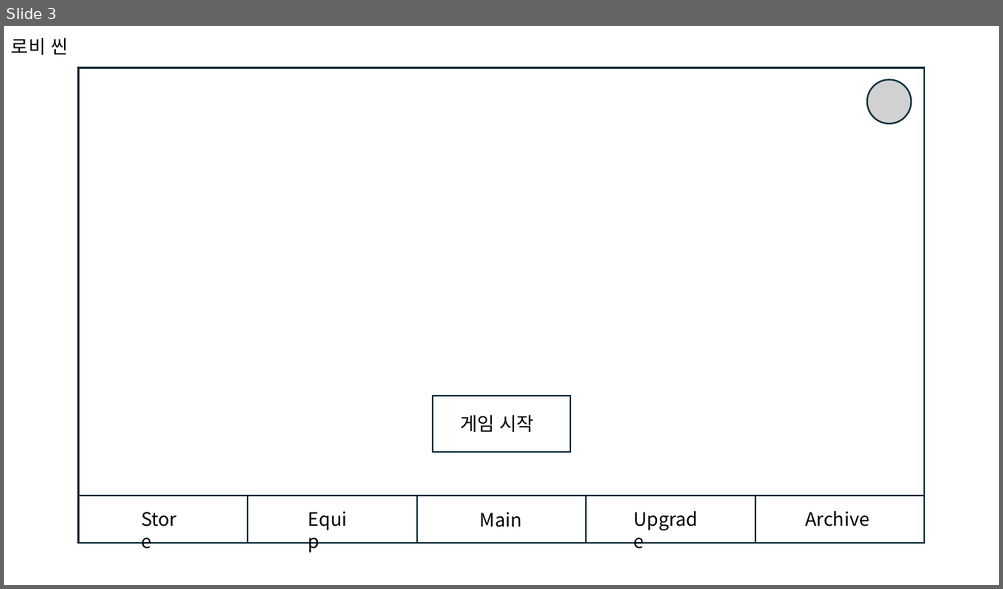
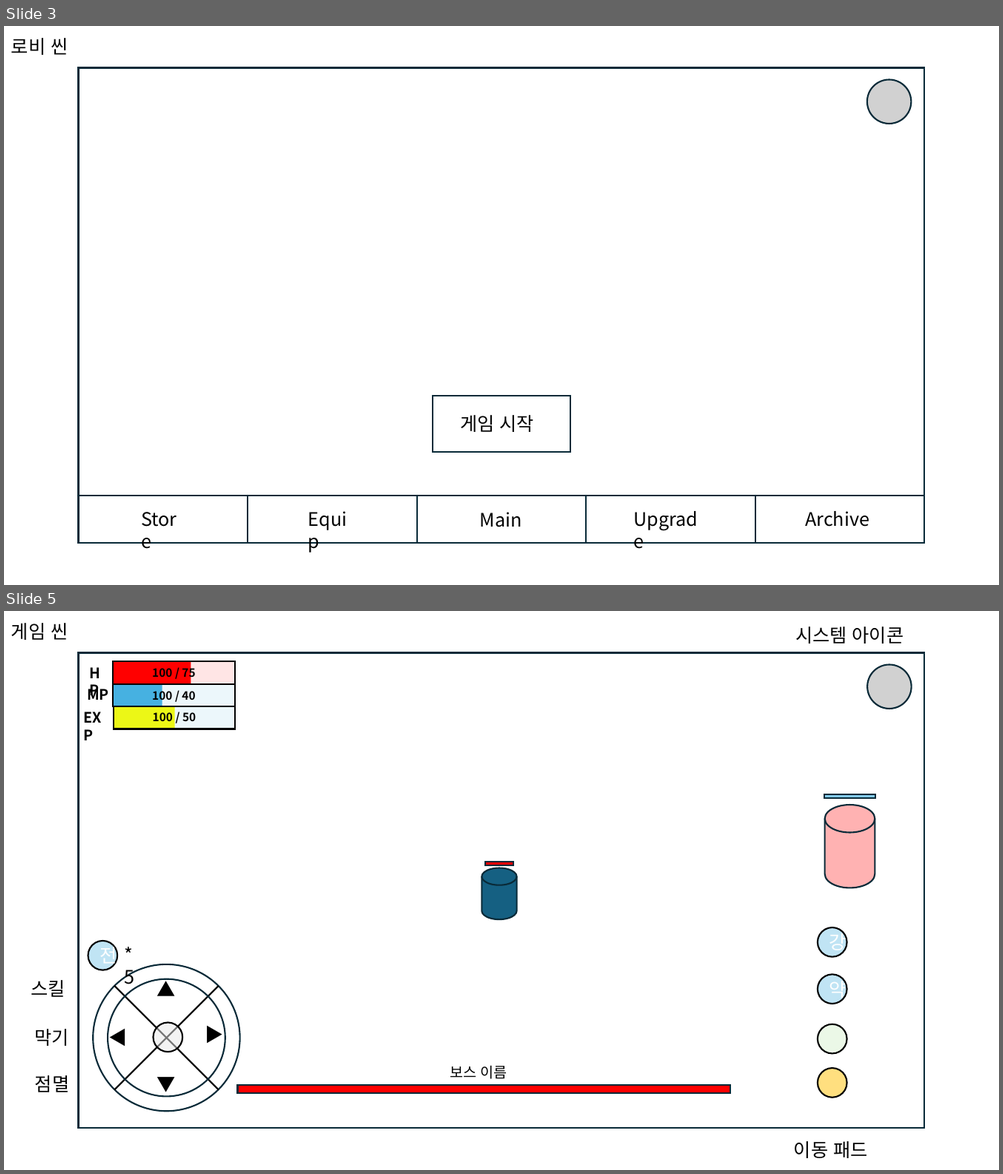
Before and after one commit to gitgiung/SBSAcademy_Team01, a slide deck: 씬 별 UI.pptx. Shown one above the other, each under a label of ours: slide 3 before the commit, slides 3 and 5 after it; the slides between them are not shown. The pictures are 1003x589 and 1003x1174 pixels, drawn with LibreOffice and Linux fonts; fonts in the diff are those of the drawing. Boxes give left, top, right and bottom in pixels: in the first picture for what was removed or moved away, otherwise in the second. Text is boxed around its words. In the diff, an @@ line names an element or a change of style, - is before the commit and + after.

```diff
--- a/씬 별 UI.pptx
+++ b/씬 별 UI.pptx
@@ slide 5 added at <box>4,611,999,1170</box>, background #FFFFFF @@
@@ text added at <box>11,623,68,640</box>, 18 pt, text #000000 @@
+게임 씬
@@ text added at <box>795,627,904,644</box>, 18 pt, text #000000 @@
+시스템 아이콘
@@ rectangle added at <box>79,652,925,1129</box>, outline #092A39 1.5 pt @@
@@ text added at <box>82,661,117,686</box>, 14 pt, text #000000, bold @@
+HP
@@ rectangle added at <box>113,662,190,684</box>, fill #FF0000 @@
@@ rectangle added at <box>113,662,235,684</box>, fill #FF0000 at 10% opacity, outline #000000 1.5 pt @@
@@ text added at <box>152,666,195,681</box>, 11 pt, text #000000, bold @@
+100 / 75
@@ ellipse added at <box>868,665,911,709</box>, fill #D1D1D1, outline #092A39 1.5 pt @@
@@ text added at <box>87,685,109,700</box>, 14 pt, text #000000, bold @@
+MP
@@ rectangle added at <box>113,684,162,706</box>, fill #46B1E1 @@
@@ rectangle added at <box>113,684,235,706</box>, fill #46B1E1 at 10% opacity, outline #000000 1.5 pt @@
@@ text added at <box>152,688,195,703</box>, 11 pt, text #000000, bold @@
+100 / 40
@@ text added at <box>77,705,118,730</box>, 14 pt, text #000000, bold @@
+EXP
@@ rectangle added at <box>113,706,174,729</box>, fill #FFFF00 @@
@@ rectangle added at <box>113,706,235,729</box>, fill #46B1E1 at 10% opacity, outline #000000 1.5 pt @@
@@ text added at <box>153,712,196,721</box>, 11 pt, text #000000, bold @@
+100 / 50
@@ rectangle added at <box>824,795,875,798</box>, fill #83CBEB, outline #092A39 1.5 pt @@
@@ cylinder added at <box>825,805,875,889</box>, fill #FF0000 at 30% opacity, outline #092A39 1.5 pt @@
@@ cylinder added at <box>481,869,517,920</box>, fill #156082, outline #092A39 1.5 pt @@
@@ rectangle added at <box>484,862,513,866</box>, fill #FF0000, outline #092A39 1.5 pt @@
@@ ellipse added at <box>88,941,117,970</box>, fill #83CBEB at 50% opacity, outline #000000 1.5 pt, 18 pt, text #FFFFFF @@
+전
@@ ellipse added at <box>817,928,846,957</box>, fill #83CBEB at 50% opacity, outline #000000 1.5 pt, 18 pt, text #FFFFFF @@
+강
@@ text added at <box>31,980,65,997</box>, 18 pt, text #000000 @@
+스킬
@@ text added at <box>124,970,134,988</box>, 18 pt, text #000000 @@
+*5
@@ ellipse added at <box>817,974,846,1003</box>, fill #83CBEB at 50% opacity, outline #000000 1.5 pt, 18 pt, text #FFFFFF @@
+약
@@ text added at <box>34,1029,68,1046</box>, 18 pt, text #000000 @@
+막기
@@ group added at <box>93,965,240,1112</box>: 4 texts, 3 ellipses, 2 lines @@
+▲
+▼
+◀
+▶
@@ ellipse added at <box>817,1025,846,1054</box>, fill #D9F2D0 at 50% opacity, outline #000000 1.5 pt @@
@@ text added at <box>35,1076,69,1093</box>, 18 pt, text #000000 @@
+점멸
@@ text added at <box>449,1065,507,1079</box>, 14 pt, text #000000 @@
+보스 이름
@@ ellipse added at <box>817,1068,846,1097</box>, fill #FFC000 at 50% opacity, outline #000000 1.5 pt @@
@@ rectangle added at <box>238,1085,730,1093</box>, fill #FF0000, outline #092A39 1.5 pt @@
@@ text added at <box>794,1142,867,1159</box>, 18 pt, text #000000 @@
+이동 패드
```
Also in this commit, not shown: 1 slide changed, 1 other slide added, 7 other files.
